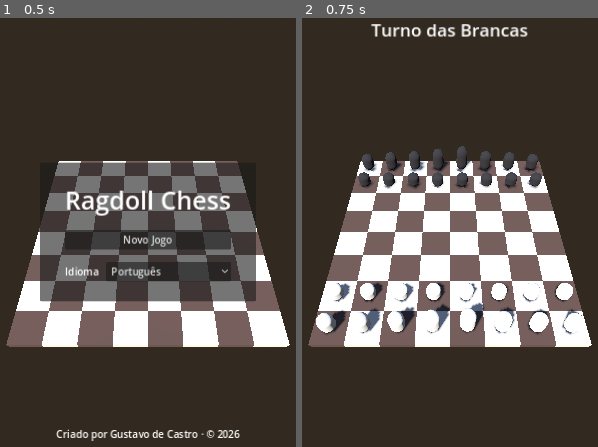
Above: before the commit, frames 1-2 (left to right).
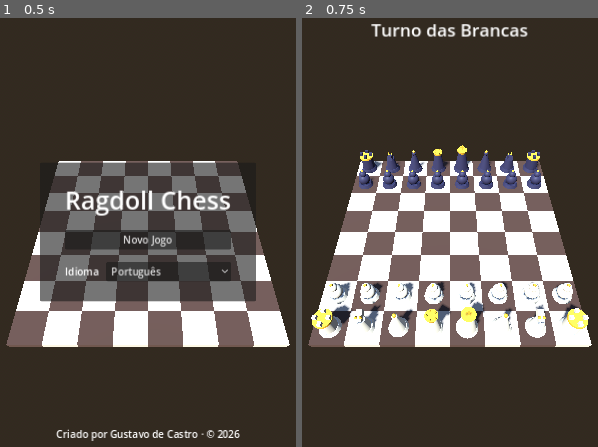
Above: after the commit, the same moments.

Repository: decastrosantos/ragdoll-chess
Game: Godot game, scene res://scenes/main.tscn
Two runs of this game, one before a commit and one after it. Both use one fixed random seed, a clock stepped at 60 frames per second and the inputs below.
Inputs:
- Up to frame 1 (0.5 s): no input
- Up to frame 2 (0.75 s): click "Novo Jogo" at 0.5 s

Frame 1 is identical in both runs. In frame 2, 5.9% of the frame differs, in the area x 3-97%, y 29-75%.

Commit message:
Peças com silhuetas únicas por tipo (estilo cartoon chunky)
- piece_factory.gd: peão, torre (ameias), cavalo (cabeça+orelhas),
  bispo (mitra), rainha (coroa de 5 pontas), rei (cruz) — primitivas
  procedurais com detalhes dourados; prontas para troca por GLB
- piece.gd: usa a fábrica; cavalo encara o lado inimigo; paleta cartoon
- piece_base.tscn: remove a cápsula única; colisão mais alta

Co-Authored-By: Claude Fable 5 <noreply@anthropic.com>

Diff:
--- a/scenes/pieces/piece_base.tscn
+++ b/scenes/pieces/piece_base.tscn
@@ -1,15 +1,11 @@
-[gd_scene load_steps=5 format=3]
+[gd_scene load_steps=4 format=3]
 
 [ext_resource type="Script" path="res://scripts/view/piece.gd" id="1_piece"]
 [ext_resource type="Script" path="res://scripts/view/effects/capture_particles.gd" id="2_fx"]
 
 [sub_resource type="CapsuleShape3D" id="capsule_shape"]
 radius = 0.55
-height = 1.8
-
-[sub_resource type="CapsuleMesh" id="capsule_mesh"]
-radius = 0.5
-height = 1.6
+height = 2.0
 
 [node name="Piece" type="RigidBody3D"]
 freeze = true
@@ -18,12 +14,8 @@
 script = ExtResource("1_piece")
 
 [node name="Collision" type="CollisionShape3D" parent="."]
-transform = Transform3D(1, 0, 0, 0, 1, 0, 0, 0, 1, 0, 0.9, 0)
+transform = Transform3D(1, 0, 0, 0, 1, 0, 0, 0, 1, 0, 1, 0)
 shape = SubResource("capsule_shape")
-
-[node name="Mesh" type="MeshInstance3D" parent="."]
-transform = Transform3D(1, 0, 0, 0, 1, 0, 0, 0, 1, 0, 0.8, 0)
-mesh = SubResource("capsule_mesh")
 
 [node name="CaptureParticles" type="GPUParticles3D" parent="."]
 emitting = false
--- a/scripts/view/piece.gd
+++ b/scripts/view/piece.gd
@@ -24,18 +24,10 @@
 const TORQUE_IMPULSE_MAX := 18.0  # giro aleatório para efeito cômico
 const DESPAWN_DELAY := 3.5        # segundos até a vítima sumir da cena
 
-# Escala de altura por tipo de peça (placeholders low-poly; o rei é o mais alto).
-const TYPE_HEIGHT_SCALE := {
-	Type.PAWN: 0.7,
-	Type.ROOK: 0.9,
-	Type.KNIGHT: 1.0,
-	Type.BISHOP: 1.1,
-	Type.QUEEN: 1.25,
-	Type.KING: 1.4,
-}
-
-const COLOR_WHITE := Color(0.92, 0.88, 0.78)  # marfim
-const COLOR_BLACK := Color(0.20, 0.18, 0.16)  # pedra escura
+# Paleta cartoon: times saturados + detalhes dourados (coroas, orelhas, cruz).
+const COLOR_WHITE := Color(0.95, 0.91, 0.78)   # creme
+const COLOR_BLACK := Color(0.23, 0.22, 0.32)   # ardósia arroxeada
+const COLOR_ACCENT := Color(1.0, 0.76, 0.22)   # dourado
 const SELECTED_EMISSION := Color(1.0, 0.85, 0.2)
 
 var type: int = Type.PAWN
@@ -43,8 +35,8 @@
 var grid_pos := Vector2i.ZERO
 
 var _material: StandardMaterial3D
+var _visual: Node3D
 
-@onready var _mesh: MeshInstance3D = $Mesh
 @onready var _particles: GPUParticles3D = $CaptureParticles
 
 
@@ -55,16 +47,26 @@
 	grid_pos = cell
 	name = "%s_%s_%d_%d" % [Type.keys()[type], "W" if white else "B", cell.x, cell.y]
 
-	# Placeholder visual: cápsula low-poly esticada conforme o tipo.
-	var height_scale: float = TYPE_HEIGHT_SCALE[type]
-	_mesh.scale = Vector3(0.9, height_scale, 0.9)
-	_mesh.position = Vector3(0.0, 0.8 * height_scale, 0.0)
+	# (Re)constrói o visual — também usado na promoção do peão.
+	if _visual:
+		_visual.queue_free()
 
 	_material = StandardMaterial3D.new()
 	_material.albedo_color = COLOR_WHITE if white else COLOR_BLACK
+	_material.roughness = 0.55
 	_material.emission = SELECTED_EMISSION
 	_material.emission_enabled = false
-	_mesh.material_override = _material
+
+	var accent := StandardMaterial3D.new()
+	accent.albedo_color = COLOR_ACCENT
+	accent.roughness = 0.35
+
+	# Cada tipo tem silhueta própria (peão, torre, cavalo, bispo, dama, rei).
+	_visual = PieceFactory.build(type, _material, accent)
+	# Brancas encaram -Z (o lado inimigo); pretas, +Z. Importa para o cavalo,
+	# cuja cabeça aponta para a frente.
+	_visual.rotation.y = PI if white else 0.0
+	add_child(_visual)
 
 
 ## Realce visual da peça selecionada (emissão dourada).
--- /dev/null
+++ b/scripts/view/piece_factory.gd
@@ -0,0 +1,129 @@
+class_name PieceFactory
+## Fábrica dos visuais das peças (VISUALIZAÇÃO).
+##
+## Constrói cada tipo de peça com primitivas 3D em proporções "chunky" de
+## cartoon (inspiração: Clash of Clans) — bases largas, corpos rechonchudos,
+## coroas e detalhes dourados. Cada tipo tem silhueta inconfundível:
+##   PEÃO   -> bolinha com cabeça
+##   TORRE  -> tower com ameias (merlões)
+##   CAVALO -> torso + cabeça de cavalo inclinada com orelhas
+##   BISPO  -> mitra cônica alta com ponta dourada
+##   RAINHA -> vestido cônico + coroa de 5 pontas
+##   REI    -> o mais alto, coroa larga + cruz no topo
+##
+## São placeholders 100% procedurais: quando houver modelos de artista
+## (GLB/GLTF), basta trocar o retorno de build() pela cena importada —
+## nada mais no jogo precisa mudar.
+
+## Monta e retorna o nó visual da peça. `team` é o material do time
+## (a emissão de seleção vive nele); `accent` é o material dos detalhes.
+static func build(type: int, team: Material, accent: Material) -> Node3D:
+	var root := Node3D.new()
+	root.name = "Visual"
+	match type:
+		Piece.Type.PAWN:
+			_build_pawn(root, team, accent)
+		Piece.Type.ROOK:
+			_build_rook(root, team, accent)
+		Piece.Type.KNIGHT:
+			_build_knight(root, team, accent)
+		Piece.Type.BISHOP:
+			_build_bishop(root, team, accent)
+		Piece.Type.QUEEN:
+			_build_queen(root, team, accent)
+		Piece.Type.KING:
+			_build_king(root, team, accent)
+	return root
+
+
+# ---------------------------------------------------------------------------
+# UM CONSTRUTOR POR TIPO (alturas: peão ~1.4 ... rei ~2.35; casa tem 2.0)
+# ---------------------------------------------------------------------------
+
+static func _build_pawn(root: Node3D, team: Material, accent: Material) -> void:
+	_part(root, _cylinder(0.6, 0.5, 0.25), team, Vector3(0, 0.125, 0))
+	_part(root, _sphere(0.45), team, Vector3(0, 0.62, 0))          # corpo gorducho
+	_part(root, _sphere(0.27), team, Vector3(0, 1.12, 0))          # cabeça
+	_part(root, _sphere(0.09), accent, Vector3(0, 1.4, 0))         # topete dourado
+
+
+static func _build_rook(root: Node3D, team: Material, accent: Material) -> void:
+	_part(root, _cylinder(0.65, 0.55, 0.25), team, Vector3(0, 0.125, 0))
+	_part(root, _cylinder(0.5, 0.45, 1.0), team, Vector3(0, 0.75, 0))    # torre
+	_part(root, _cylinder(0.55, 0.55, 0.14), accent, Vector3(0, 1.32, 0))  # anel do topo
+	# Quatro merlões (ameias) nos pontos cardeais da muralha.
+	for offset in [Vector3(0.38, 0, 0), Vector3(-0.38, 0, 0), Vector3(0, 0, 0.38), Vector3(0, 0, -0.38)]:
+		_part(root, _box(Vector3(0.22, 0.24, 0.22)), team, offset + Vector3(0, 1.5, 0))
+
+
+static func _build_knight(root: Node3D, team: Material, accent: Material) -> void:
+	_part(root, _cylinder(0.62, 0.52, 0.25), team, Vector3(0, 0.125, 0))
+	_part(root, _cylinder(0.45, 0.28, 0.9), team, Vector3(0, 0.7, 0))    # torso
+	# Cabeça de cavalo: bloco alongado inclinado para a frente (+Z),
+	# como se farejasse o inimigo. O focinho aponta para onde a peça "olha".
+	_part(root, _box(Vector3(0.34, 0.42, 0.68)), team, Vector3(0, 1.32, 0.16), Vector3(-0.35, 0, 0))
+	# Orelhas em cone dourado.
+	_part(root, _cylinder(0.09, 0.0, 0.22), accent, Vector3(0.12, 1.62, -0.02))
+	_part(root, _cylinder(0.09, 0.0, 0.22), accent, Vector3(-0.12, 1.62, -0.02))
+
+
+static func _build_bishop(root: Node3D, team: Material, accent: Material) -> void:
+	_part(root, _cylinder(0.6, 0.5, 0.25), team, Vector3(0, 0.125, 0))
+	_part(root, _cylinder(0.46, 0.14, 1.3), team, Vector3(0, 0.9, 0))    # mitra cônica
+	_part(root, _sphere(0.18), team, Vector3(0, 1.6, 0))                 # colarinho
+	_part(root, _sphere(0.11), accent, Vector3(0, 1.78, 0))              # ponta dourada
+
+
+static func _build_queen(root: Node3D, team: Material, accent: Material) -> void:
+	_part(root, _cylinder(0.62, 0.52, 0.25), team, Vector3(0, 0.125, 0))
+	_part(root, _cylinder(0.5, 0.26, 1.35), team, Vector3(0, 0.925, 0))  # vestido
+	_part(root, _cylinder(0.34, 0.38, 0.18), accent, Vector3(0, 1.68, 0))  # coroa
+	# Cinco pontas da coroa distribuídas uniformemente no círculo (TAU/5).
+	for i in 5:
+		var angle := TAU * i / 5.0
+		_part(root, _cylinder(0.07, 0.0, 0.22), accent,
+			Vector3(cos(angle) * 0.27, 1.86, sin(angle) * 0.27))
+
+
+static func _build_king(root: Node3D, team: Material, accent: Material) -> void:
+	_part(root, _cylinder(0.66, 0.56, 0.25), team, Vector3(0, 0.125, 0))
+	_part(root, _cylinder(0.55, 0.3, 1.5), team, Vector3(0, 1.0, 0))     # manto (o mais alto)
+	_part(root, _cylinder(0.36, 0.42, 0.2), accent, Vector3(0, 1.85, 0))   # coroa larga
+	# Cruz no topo: uma barra vertical + uma horizontal.
+	_part(root, _box(Vector3(0.09, 0.44, 0.09)), accent, Vector3(0, 2.22, 0))
+	_part(root, _box(Vector3(0.3, 0.09, 0.09)), accent, Vector3(0, 2.26, 0))
+
+
+# ---------------------------------------------------------------------------
+# HELPERS DE GEOMETRIA
+# ---------------------------------------------------------------------------
+
+static func _part(parent: Node3D, mesh: Mesh, material: Material, pos: Vector3, rot: Vector3 = Vector3.ZERO) -> MeshInstance3D:
+	var part := MeshInstance3D.new()
+	part.mesh = mesh
+	part.material_override = material
+	part.position = pos
+	part.rotation = rot
+	parent.add_child(part)
+	return part
+
+
+static func _cylinder(bottom: float, top: float, height: float) -> CylinderMesh:
+	var mesh := CylinderMesh.new()
+	mesh.bottom_radius = bottom
+	mesh.top_radius = top
+	mesh.height = height
+	return mesh
+
+
+static func _sphere(radius: float) -> SphereMesh:
+	var mesh := SphereMesh.new()
+	mesh.radius = radius
+	mesh.height = radius * 2.0
+	return mesh
+
+
+static func _box(size: Vector3) -> BoxMesh:
+	var mesh := BoxMesh.new()
+	mesh.size = size
+	return mesh
Not shown, changed: README.md
